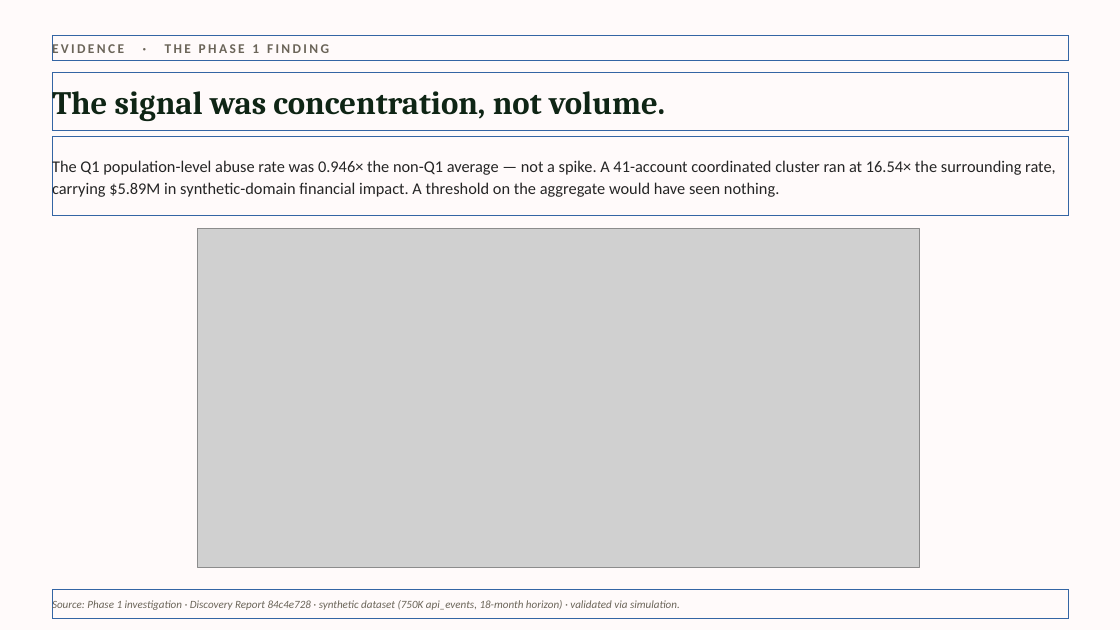
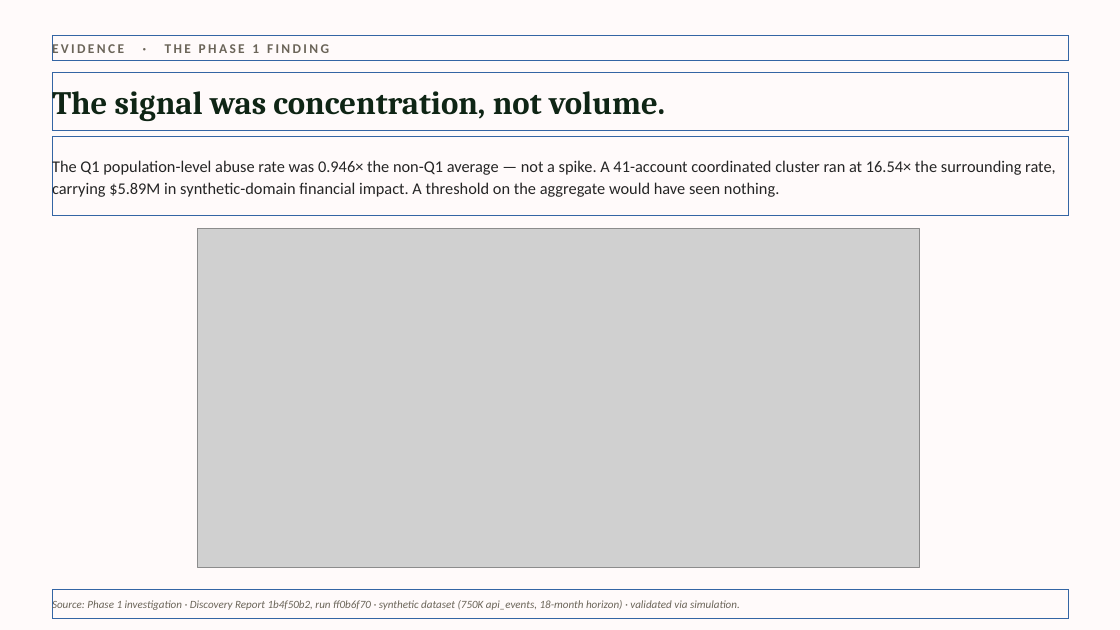
Before and after one commit to l-mota/maldros-analytics-system, a slide deck: slide 3 of case-study/maldros_case_study_deck.pptx. Drawn at 1120x630 pixels with LibreOffice and Linux fonts; fonts in the diff are those of the drawing; grey boxes stand for pictures. Boxes give left, top, right and bottom in pixels: in the first picture for what was removed or moved away, otherwise in the second. Text is boxed around its words. In the diff, an @@ line names an element or a change of style, - is before the commit and + after.

```diff
--- a/case-study/maldros_case_study_deck.pptx
+++ b/case-study/maldros_case_study_deck.pptx
@@ text at (52,599,740,612): text changed @@
-Source: Phase 1 investigation · Discovery Report 84c4e728 · synthetic dataset (750K api_events, 18-month horizon) · validated via simulation.
+Source: Phase 1 investigation · Discovery Report 1b4f50b2, run ff0b6f70 · synthetic dataset (750K api_events, 18-month horizon) · validated via simulation.
```
Also in this commit, not shown: 4 other slides changed, 4 other files.
